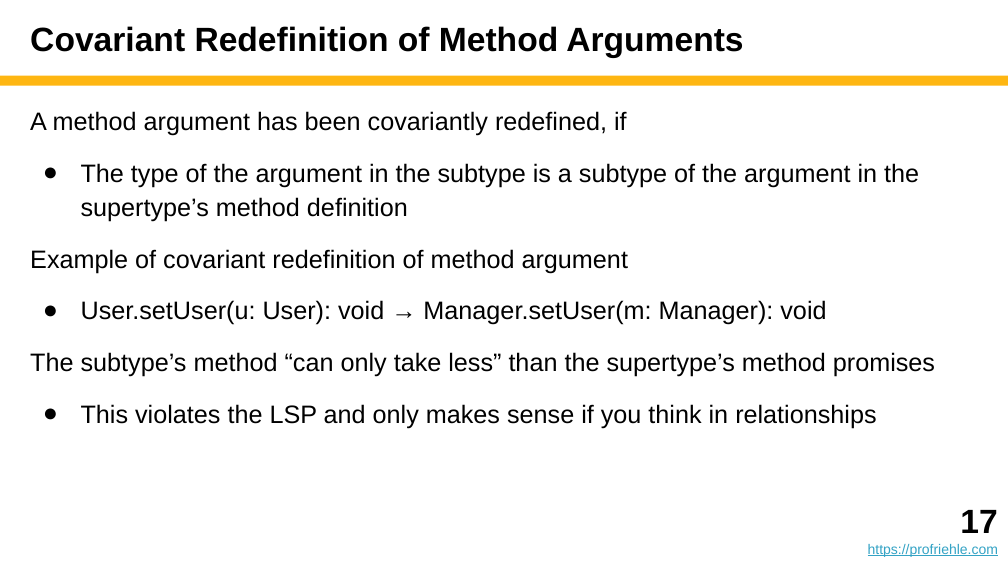
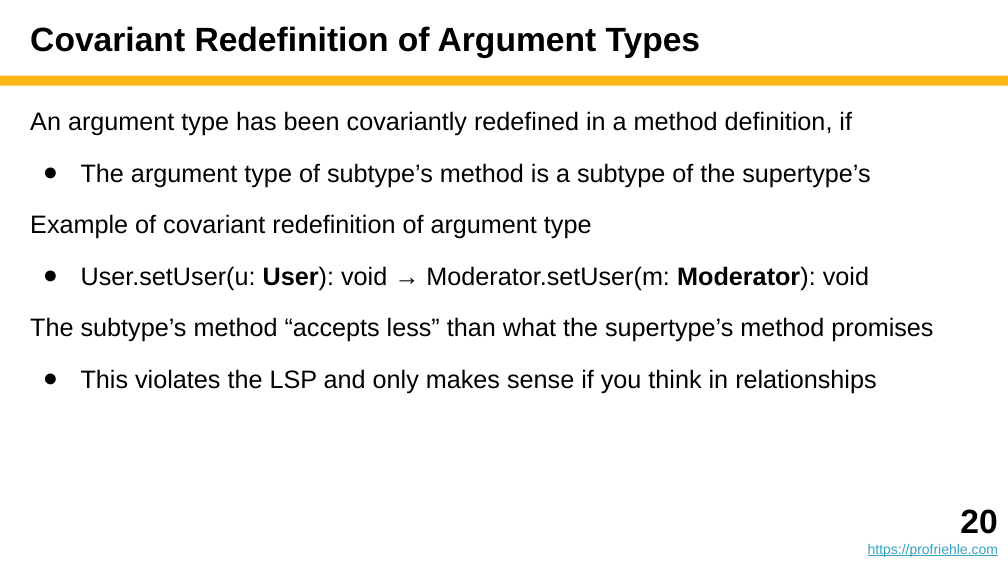
Before and after one commit to dirkriehle/adap-course, a slide deck: slide 20 of Lecture slides/ADAP B03 - Subtyping and Inheritance.pptx (slide 17 before the commit). Drawn at 1008x567 pixels with LibreOffice and Linux fonts; fonts in the diff are those of the drawing. Boxes give left, top, right and bottom in pixels: in the first picture for what was removed or moved away, otherwise in the second. Text is boxed around its words. In the diff, an @@ line names an element or a change of style, - is before the commit and + after.

```diff
--- a/Lecture slides/ADAP B03 - Subtyping and Inheritance.pptx
+++ b/Lecture slides/ADAP B03 - Subtyping and Inheritance.pptx
@@ title at <box>30,26,701,58</box>: text changed @@
-Covariant Redefinition of Method Arguments
+Covariant Redefinition of Argument Types
@@ text at <box>30,111,933,342</box>: text changed @@
-A method argument has been covariantly redefined, if
-● The type of the argument in the subtype is a subtype of the argument in the supertype’s method definition
-Example of covariant redefinition of method argument
-● User.setUser(u: User): void → Manager.setUser(m: Manager): void
-The subtype’s method “can only take less” than the supertype’s method promises
+An argument type has been covariantly redefined in a method definition, if
+● The argument type of subtype’s method is a subtype of the supertype’s
+Example of covariant redefinition of argument type
+● User.setUser(u: User): void → Moderator.setUser(m: Moderator): void
+The subtype’s method “accepts less” than what the supertype’s method promises
@@ text at <box>960,509,997,534</box>: text changed @@
-17
+20
```
Also in this commit, not shown: 5 other slides changed, 4 slides added, 3 other files.
